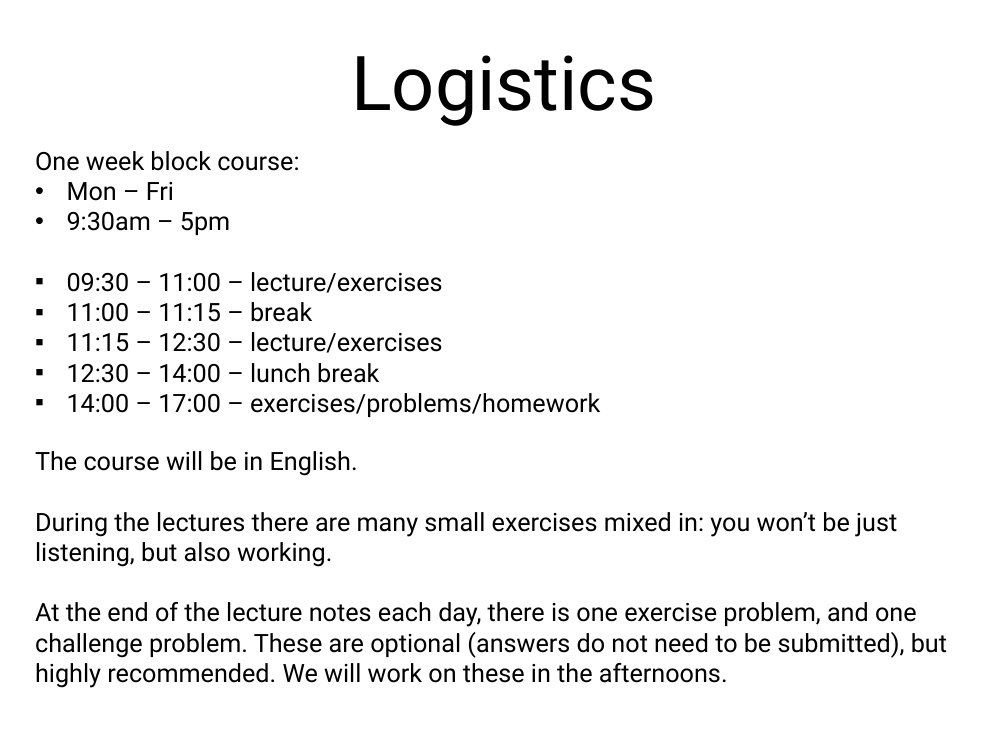
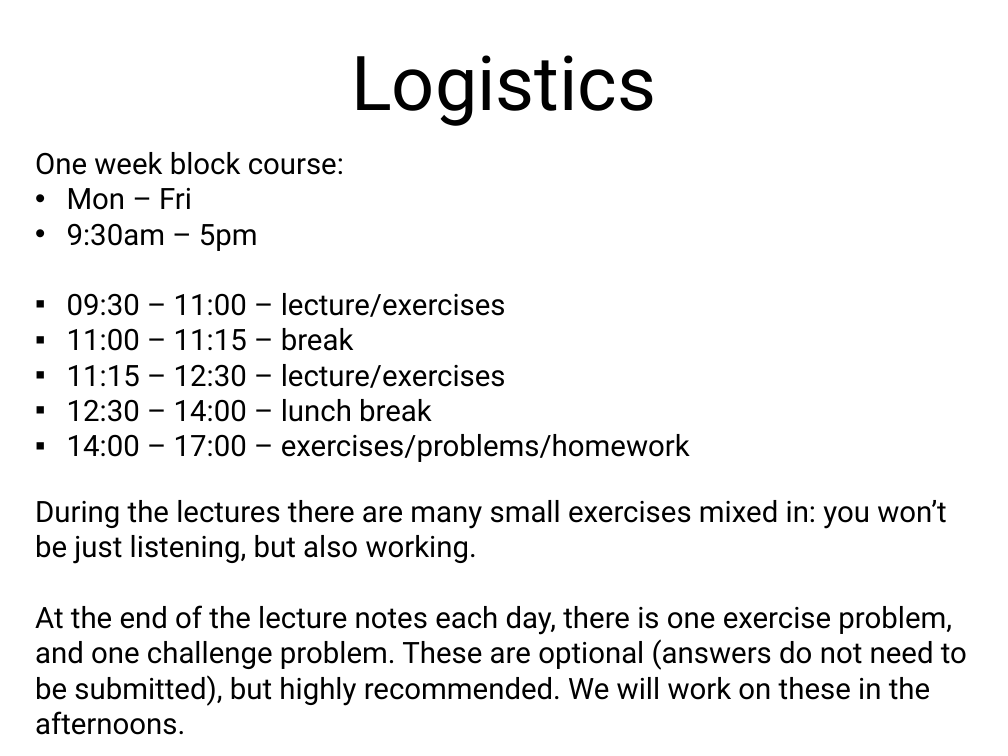
Before and after one commit to nelson-group/pycourse, a slide deck: slide 7 of intro.pptx (slide 8 before the commit). Drawn at 1008x756 pixels with LibreOffice and Linux fonts; fonts in the diff are those of the drawing. Boxes give left, top, right and bottom in pixels: in the first picture for what was removed or moved away, otherwise in the second. Text is boxed around its words. In the diff, an @@ line names an element or a change of style, - is before the commit and + after.

```diff
--- a/intro.pptx
+++ b/intro.pptx
@@ text "One week block course:" at <box>35,152,690,462</box>: size 18 to 21 pt @@
@@ text at <box>35,451,358,476</box>: paragraph removed @@
-The course will be in English.
@@ text "During the lectures there are ..." at <box>35,500,967,735</box>: size 18 to 21 pt @@
@@ text "During the lectures there are ...": place and size @@
-text "During the lectures there are ..." at <box>35,451,947,688</box>
+text "During the lectures there are ..." at <box>35,500,967,735</box>
```
Also in this commit, not shown: 5 other slides changed, 1 slide removed.
